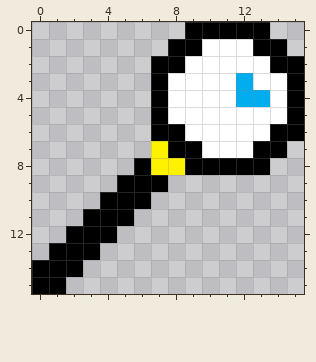
Two versions of one pixel-art sprite, Reed-C-Prot7/sprites/spr_tools/8b5207ed-5eb0-4679-b952-1aab3165fff7.png. This is how it looked before the edit.
The file is 16x16 pixels.
The result:
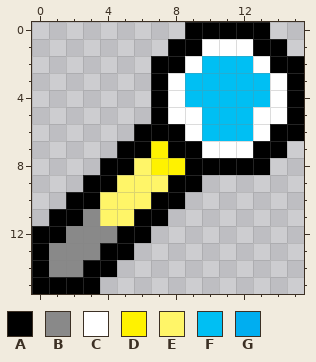
Palette (. is transparent): A #000000  B #898989  C #ffffff  D #fff200  E #fff568  F #00bff3  G #00aef0
Changes in this commit:
y 2: x 10..12 CCC -> FFF
y 3: x 9..13 CCCGC -> FFFFF
y 4: x 9..13 CCCGG -> FFFFF
y 5: x 10..12 CCC -> FFF
y 6: x 6 . -> A; x 10..12 CCC -> FFF
y 7: x 5..6 .. -> AA
y 8: x 4..6 ..A -> AAE
y 9: x 3..9 ..AAA.. -> AAEEEAA
y 10: x 2..8 ..AAA.. -> AAEEEAA
y 11: x 1..7 ..AAA.. -> AABEEAA
y 12: x 0..6 ..AAA.. -> AABBBAA
y 13: x 0..5 .AAA.. -> ABBBAA
y 14: x 1..4 AA.. -> BBAA
y 15: x 2..3 .. -> AA
